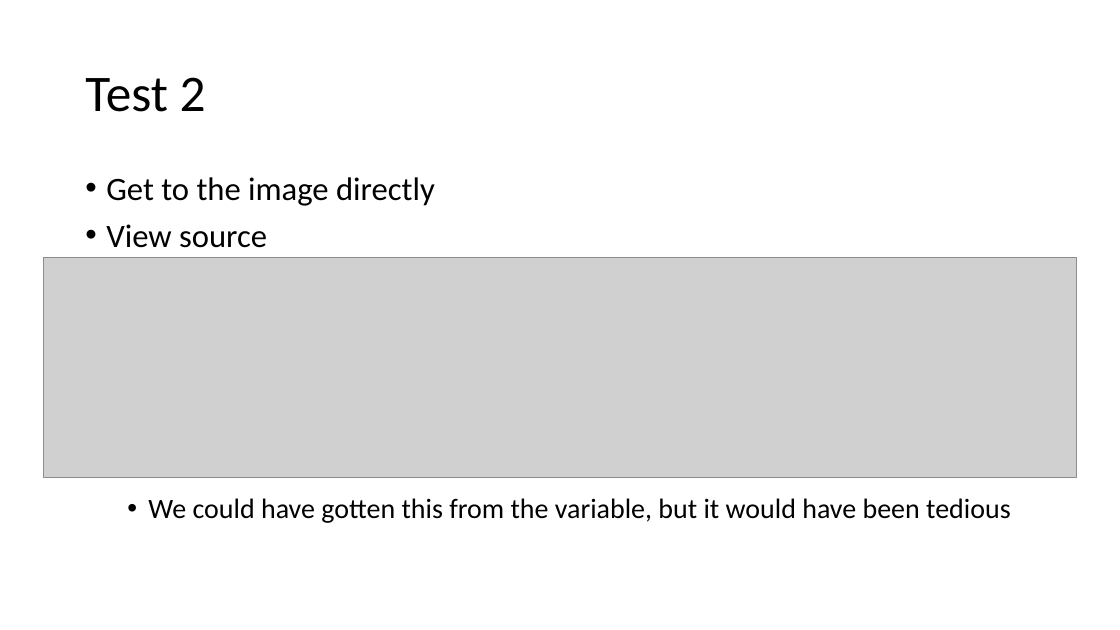
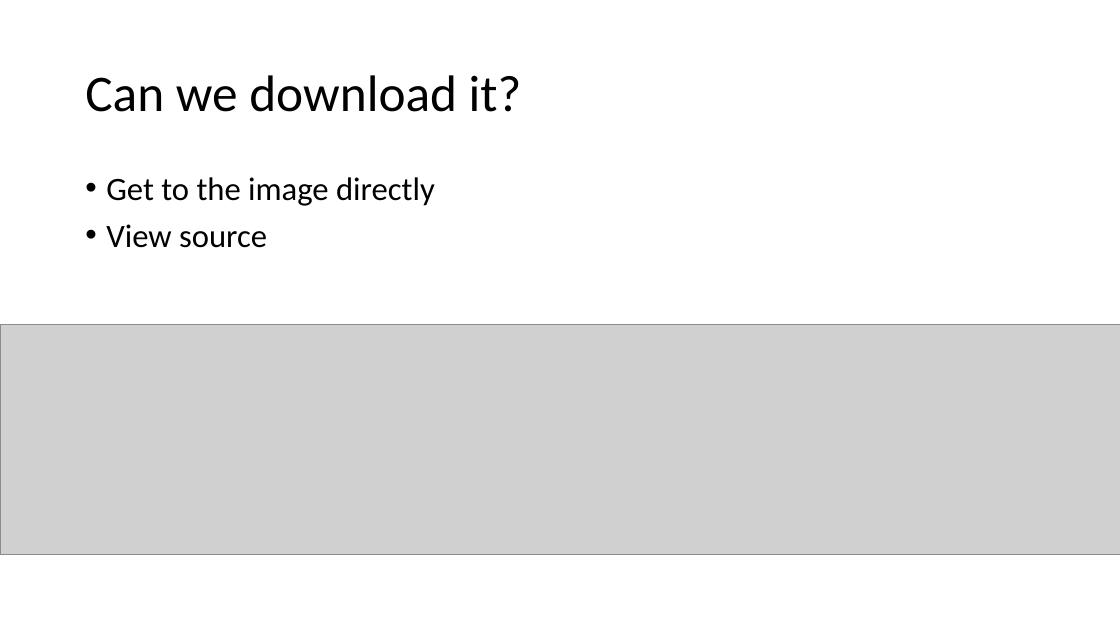
Before and after one commit to mjochen/PS-Technologies, a slide deck: slide 5 of Various/Webscraping/Garfield.pptx (slide 6 before the commit). Drawn at 1120x630 pixels with LibreOffice and Linux fonts; fonts in the diff are those of the drawing; grey boxes stand for pictures. Boxes give left, top, right and bottom in pixels: in the first picture for what was removed or moved away, otherwise in the second. Text is boxed around its words. In the diff, an @@ line names an element or a change of style, - is before the commit and + after.

```diff
--- a/Various/Webscraping/Garfield.pptx
+++ b/Various/Webscraping/Garfield.pptx
@@ title at box(85, 75, 522, 112): text changed @@
-Test 2
+Can we download it?
@@ picture removed at box(44, 257, 1076, 478) @@
@@ picture added at box(0, 324, 1120, 555) @@
@@ text at box(148, 498, 1011, 523): paragraph removed @@
-  • We could have gotten this from the variable, but it would have been tedious
```
Also in this commit, not shown: 9 other slides changed, 2 slides added, 1 slide removed, 12 other files.
